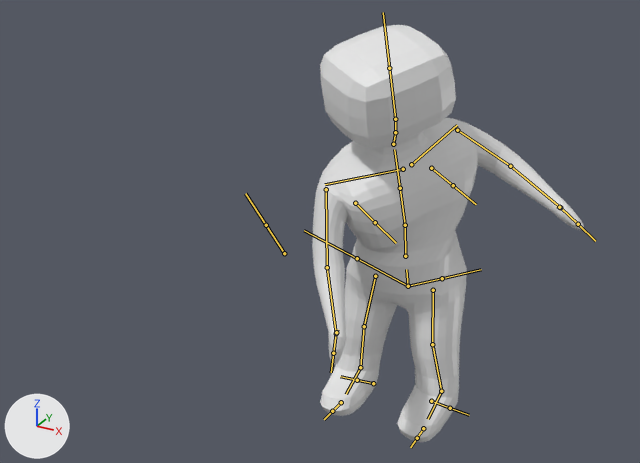
Before and after pictures for a commit that changed the FBX model Assets/Meshes/Player.fbx.
Rendered twice from a 50 mm camera at (1.2, -2.84, 2.1) aimed at (-0.26, -0.19, 0.77). Every picture has the same lights, and +X, +Y and +Z are marked at lower left. Both versions are drawn at frame 14 of the action 'rig|Attack_Vertical'; the numbers are the values there. The bones that bend it are drawn over the model as lines.

Names of what the first picture shows: 'Player'.
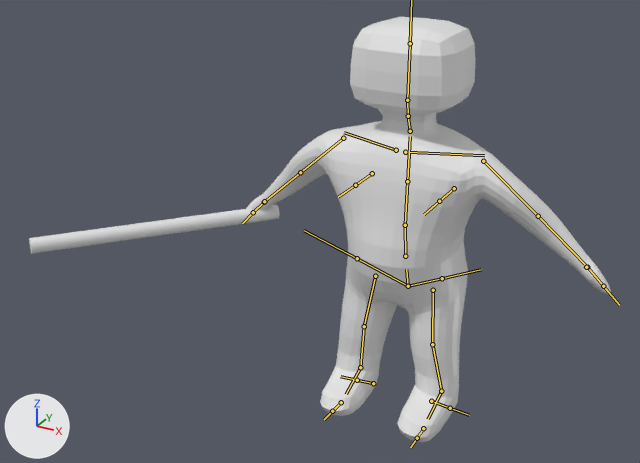
What the commit changed:
Bone 'spine.002' (bone_spine_002) turns from (32, 51, 27) to (0, 0, 0) degrees about its own x, y and z.
Bone 'upper_arm.L' (bone_upper_arm_l) turns from (34, 4, -23) to (13, -22, -19) degrees about its own x, y and z.
Bone 'forearm.L' (bone_forearm_l) turns from (25, 1, -3) to (-24, 1, 3) degrees about its own x, y and z.
Bone 'upper_arm.R' (bone_upper_arm_r) turns from (47, 9, 52) to (13, 21, 20) degrees about its own x, y and z.
Bone 'forearm.R' (bone_forearm_r) turns from (3, 0, 0) to (-24, -1, -3) degrees about its own x, y and z.
Bone 'hand.R' (bone_hand_r) turns from (-61, -1, -11) to (0, 0, 0) degrees about its own x, y and z.

Changed parts and their boxes [x1, y1, x2, y2] in the pictures (640 x 463 px):
'Player', posed (34% wider): before [312, 25, 584, 442]; after [246, 17, 611, 442]
'Cylinder', now drawn: after [29, 205, 280, 254]
bone 'spine.002', root to tip: before (405, 225) to (400, 188); after (405, 225) to (407, 181)
bone 'upper_arm.L', root to tip: before (457, 130) to (510, 166); after (483, 161) to (538, 216)
bone 'forearm.L', root to tip: before (510, 166) to (560, 207); after (538, 216) to (587, 267)
bone 'upper_arm.R', root to tip: before (326, 189) to (327, 267); after (343, 138) to (300, 172)
bone 'forearm.R', root to tip: before (327, 267) to (336, 333); after (300, 172) to (264, 202)
bone 'hand.R', root to tip: before (336, 333) to (333, 353); after (264, 202) to (253, 212)
